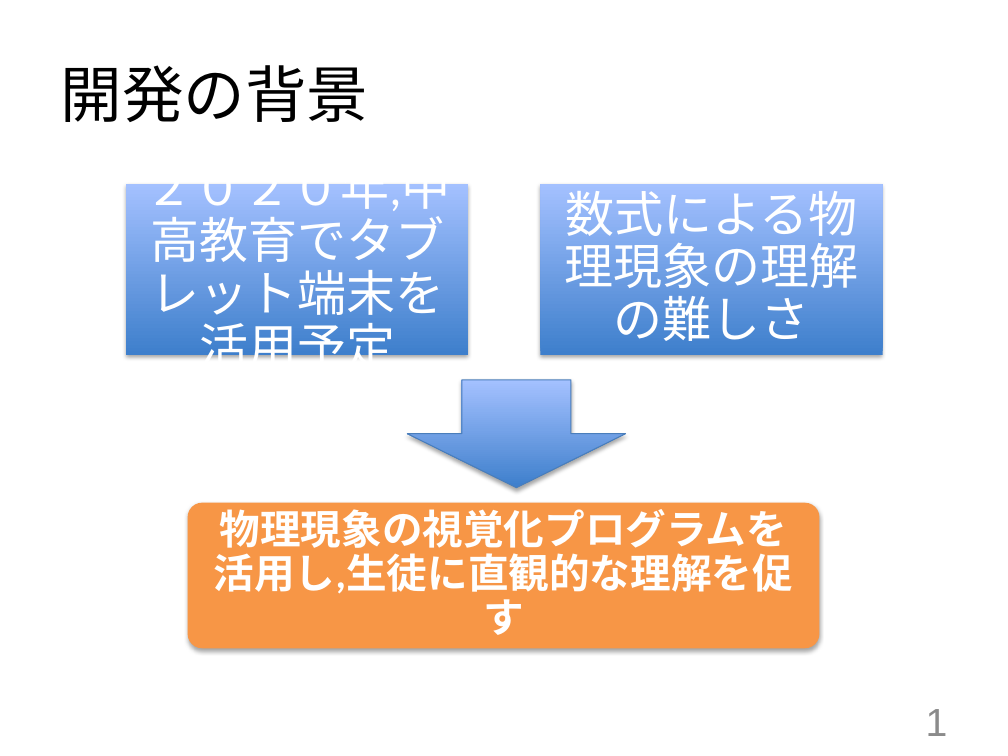
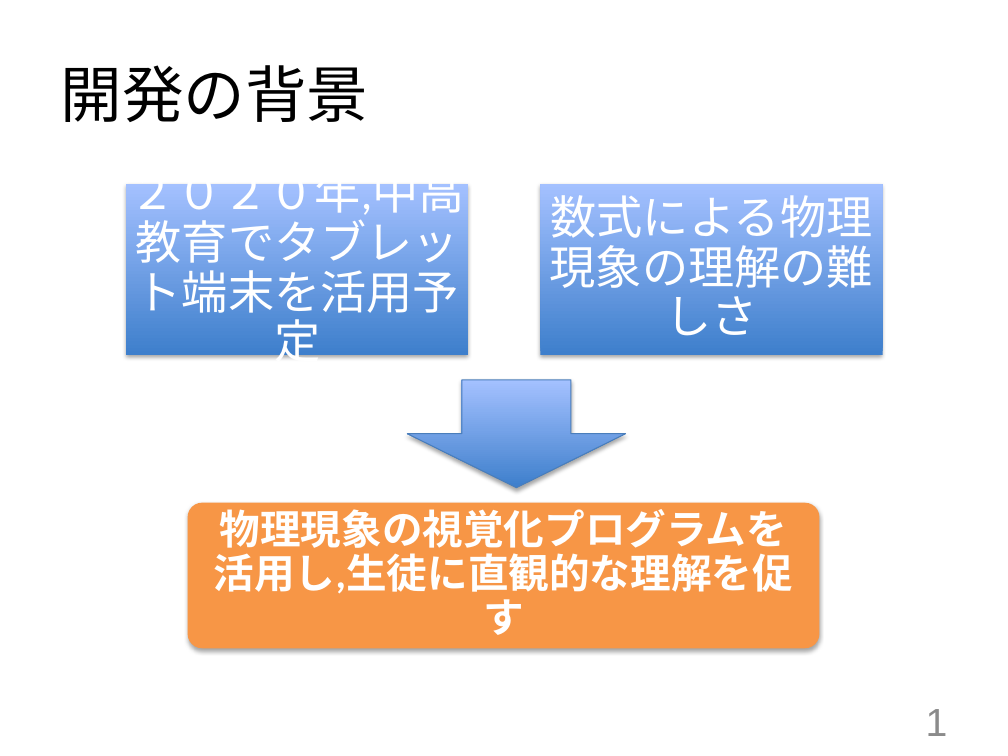
Before and after one commit to Kotaroukg/Murakami_abstract, a slide deck: slide 2 of Murakami_intermediate_announcement.pptx. Drawn at 1008x756 pixels with LibreOffice and Linux fonts; fonts in the diff are those of the drawing. Boxes give left, top, right and bottom in pixels: in the first picture for what was removed or moved away, otherwise in the second. Text is boxed around its words. In the diff, an @@ line names an element or a change of style, - is before the commit and + after.

```diff
--- a/Murakami_intermediate_announcement.pptx
+++ b/Murakami_intermediate_announcement.pptx
@@ text "２０２０年,中高教育でタブレット端末を活用予定" at box(130, 162, 465, 370): size 35 to 33 pt @@
@@ text "数式による物理現象の理解の難しさ" at box(550, 195, 873, 336): size 35 to 33 pt @@
```
Also in this commit, not shown: 3 other slides changed, 5 other files.
